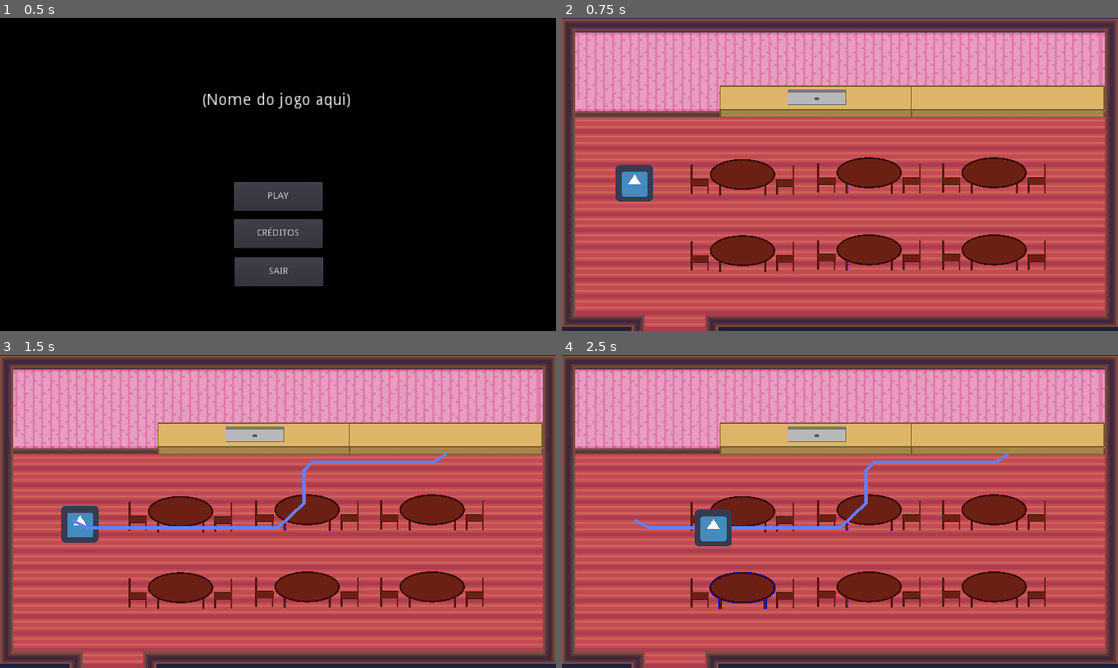
Above: before the commit, frames 1-4 (two rows, left to right).
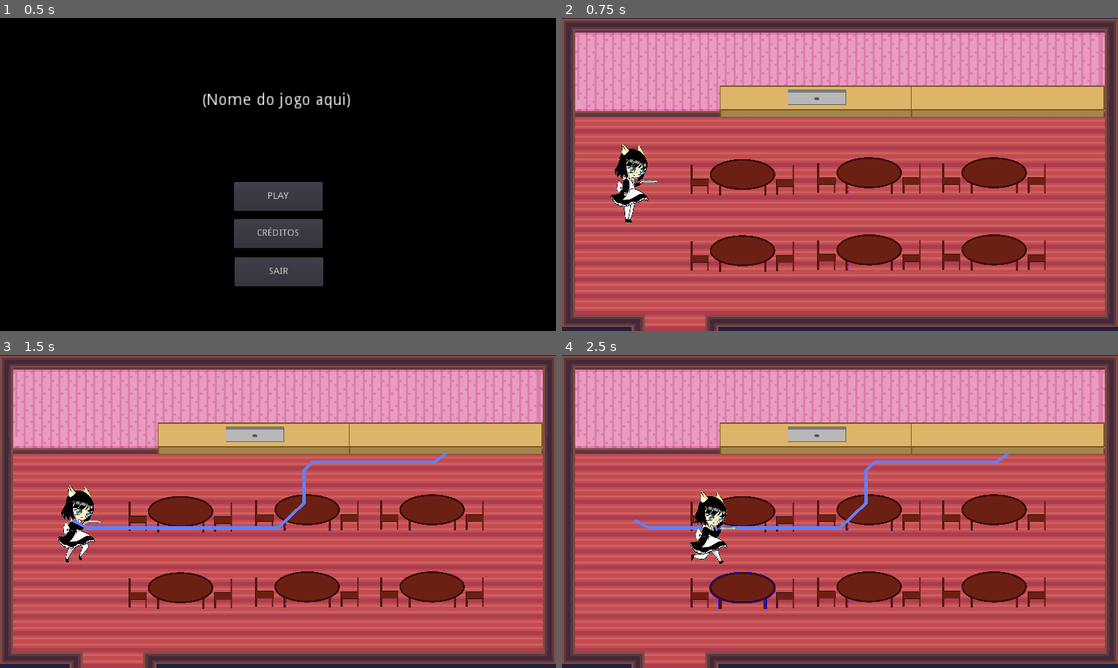
Above: after the commit, the same moments.

Repository: GamuxUnicamp/HLG-Jam-2
Game: Godot game, scene res://scenes/Main_Menu.tscn
The game is run twice, just before and just after one commit, with the same random seed, the same clock (stepped at 60 frames per second) and the same inputs. The engine's default icon, where the game draws it, is replaced by a stand-in: a white triangle on a blue panel in a dark square.
Inputs (mouse positions are in pixels of both pictures, inside the frame that each line leads up to):
- Up to frame 1 (0.5 s): no input
- Up to frame 2 (0.75 s): click "PLAY" at 0.5 s
- Up to frame 3 (1.5 s): tap Enter at 1.25 s; move the mouse to (444, 439) at 1.27 s; click (444, 439) at 1.35 s
- Up to frame 4 (2.5 s): move the mouse to (739, 589) at 2.02 s; click (739, 589) at 2.1 s

Frame 1 is identical in both runs. In frame 2, 1.2% of the frame differs, in the area x 8-18%, y 40-66%; in frame 3, 1.1%; in frame 4, 1.2%.

Commit message:
Player AnimatedSprite added

Diff:
--- a/scenes/Player.tscn
+++ b/scenes/Player.tscn
@@ -1,44 +1,29 @@
-[gd_scene load_steps=7 format=2]
+[gd_scene load_steps=11 format=2]
 
 [ext_resource path="res://scripts/Player.gd" type="Script" id=1]
-[ext_resource path="res://icon.png" type="Texture" id=2]
-[ext_resource path="res://scripts/Player_Shape.gd" type="Script" id=3]
+[ext_resource path="res://resource/parado-direita.png" type="Texture" id=2]
+[ext_resource path="res://resource/andando-direita-1.png" type="Texture" id=3]
+[ext_resource path="res://resource/andando-direita-2.png" type="Texture" id=4]
+[ext_resource path="res://resource/andando-direita-3.png" type="Texture" id=5]
+[ext_resource path="res://resource/andando-direita-4.png" type="Texture" id=6]
+[ext_resource path="res://scripts/Player_Shape.gd" type="Script" id=7]
+[ext_resource path="res://icon.png" type="Texture" id=8]
 
-[sub_resource type="Shader" id=1]
-resource_local_to_scene = true
-code = "shader_type canvas_item;
-render_mode unshaded;
+[sub_resource type="SpriteFrames" id=1]
+animations = [ {
+"frames": [ ExtResource( 2 ) ],
+"loop": true,
+"name": "Idle Side",
+"speed": 5.0
+}, {
+"frames": [ ExtResource( 3 ), ExtResource( 4 ), ExtResource( 5 ), ExtResource( 6 ) ],
+"loop": true,
+"name": "Walking Side",
+"speed": 6.4
+} ]
 
-uniform float width : hint_range(0.0, 16.0);
-uniform vec4 outline_color : hint_color;
-
-void fragment()
-{
-    vec2 size = vec2(width) / vec2(textureSize(TEXTURE, 0));
-
-    vec4 sprite_color = texture(TEXTURE, UV);
-
-    float alpha = sprite_color.a;
-    alpha += texture(TEXTURE, UV + vec2(0.0, -size.y)).a;
-    alpha += texture(TEXTURE, UV + vec2(size.x, -size.y)).a;
-    alpha += texture(TEXTURE, UV + vec2(size.x, 0.0)).a;
-    alpha += texture(TEXTURE, UV + vec2(size.x, size.y)).a;
-    alpha += texture(TEXTURE, UV + vec2(0.0, size.y)).a;
-    alpha += texture(TEXTURE, UV + vec2(-size.x, size.y)).a;
-    alpha += texture(TEXTURE, UV + vec2(-size.x, 0.0)).a;
-    alpha += texture(TEXTURE, UV + vec2(-size.x, -size.y)).a;
-
-    vec3 final_color = mix(outline_color.rgb, sprite_color.rgb, sprite_color.a);
-    COLOR = vec4(final_color, clamp(alpha, 0.0, 1.0));
-}"
-
-[sub_resource type="ShaderMaterial" id=2]
-shader = SubResource( 1 )
-shader_param/width = 0.0
-shader_param/outline_color = Color( 1, 0, 0, 1 )
-
-[sub_resource type="RectangleShape2D" id=3]
-extents = Vector2( 16, 16 )
+[sub_resource type="RectangleShape2D" id=2]
+extents = Vector2( 16, 59.3503 )
 
 [node name="Player" type="Node2D" groups=[
 "player",
@@ -46,21 +31,23 @@
 scale = Vector2( 2, 2 )
 script = ExtResource( 1 )
 
-[node name="Sprite" type="Sprite" parent="."]
-material = SubResource( 2 )
-texture = ExtResource( 2 )
+[node name="AnimatedSprite" type="AnimatedSprite" parent="."]
+scale = Vector2( 0.25, 0.25 )
+frames = SubResource( 1 )
+animation = "Idle Side"
+playing = true
 
 [node name="Shape" type="Area2D" parent="."]
-script = ExtResource( 3 )
+script = ExtResource( 7 )
 
 [node name="Collision" type="CollisionShape2D" parent="Shape"]
-shape = SubResource( 3 )
+shape = SubResource( 2 )
 
 [node name="Order" type="Sprite" parent="."]
 visible = false
 position = Vector2( 0, -50 )
 scale = Vector2( 0.4, 0.4 )
-texture = ExtResource( 2 )
+texture = ExtResource( 8 )
 
 [node name="Label" type="Label" parent="Order"]
 margin_left = 30.9635
--- a/scripts/Player.gd
+++ b/scripts/Player.gd
@@ -4,7 +4,7 @@
 extends Node2D
 
 var path := PoolVector2Array() setget set_path
-var isMoving:bool = false
+var moving:bool = false
 var interactions:Array = []
 var orders:Array = []
 onready var orders_node = $Order
@@ -20,7 +20,7 @@
 
 func move_along_path(distance:float) -> void:
 	var start_point:Vector2 = position
-	isMoving = true
+	moving = true
 
 	for i in range(path.size()): # loop through all path points
 		var distance_to_next:float = start_point.distance_to(path[0])
@@ -30,7 +30,8 @@
 		elif path.size() == 1: # when player reaches the target
 			position = path[0]
 			set_process(false)
-			isMoving = false
+			$AnimatedSprite.play('Idle Side')
+			moving = false
 			break
 		distance -= distance_to_next
 		start_point = path[0]
--- a/scripts/Restaurant.gd
+++ b/scripts/Restaurant.gd
@@ -43,7 +43,13 @@
 	else:
 		target = navigation.get_simple_path(player.global_position, get_global_mouse_position(), false)
 
-	if player.isMoving: return
+	if target[0].x < target[1].x:
+		$Player/AnimatedSprite.flip_h = false
+	else:
+		$Player/AnimatedSprite.flip_h = true
+	$Player/AnimatedSprite.play('Walking Side')
+
+	if player.moving: return
 
 	path_line.points = target
 	player.path = target
Not shown, added: resource/andando-direita-1.png.import
Not shown, added: resource/andando-direita-2.png.import
Not shown, added: resource/andando-direita-3.png.import
Not shown, added: resource/andando-direita-4.png.import
Not shown, added: resource/andando-esquerda-1.png.import
Not shown, added: resource/andando-esquerda-2.png.import
Not shown, added: resource/andando-esquerda-3.png.import
Not shown, added: resource/andando-esquerda-4.png.import
Not shown, added: resource/dinheiro.png.import
Not shown, added: resource/parado-direita.png.import
Not shown, added: resource/parado-esquerda.png.import
Not shown, added: resource/pedido-papel.png.import
